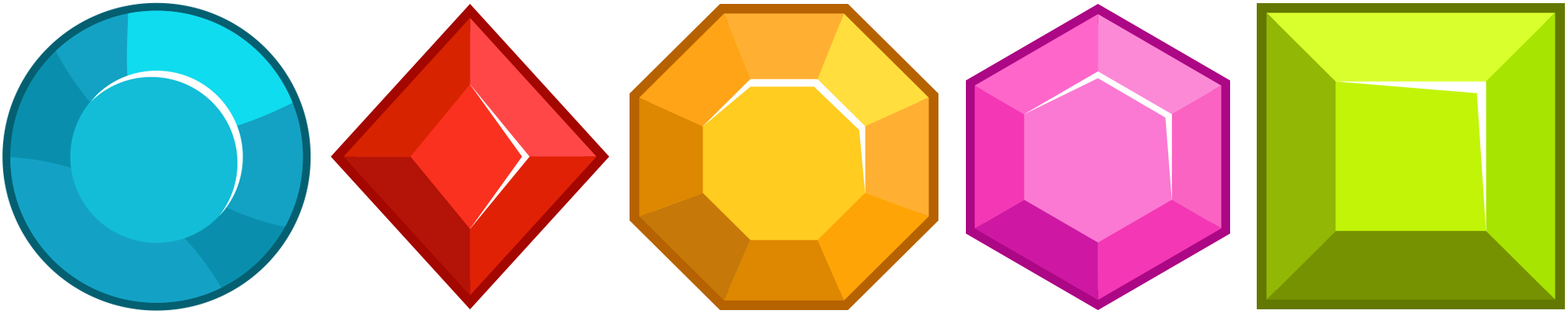
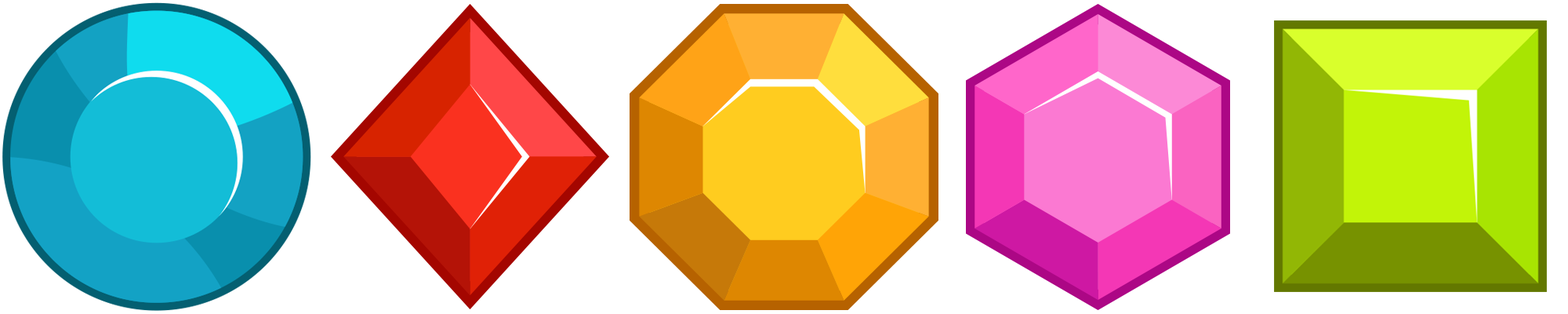
The second 1568 x 314 image is a revision of the first. Changes to its layers:
painted on "Layer 4" over (x1=1256, y1=3, x2=1565, y2=309)
